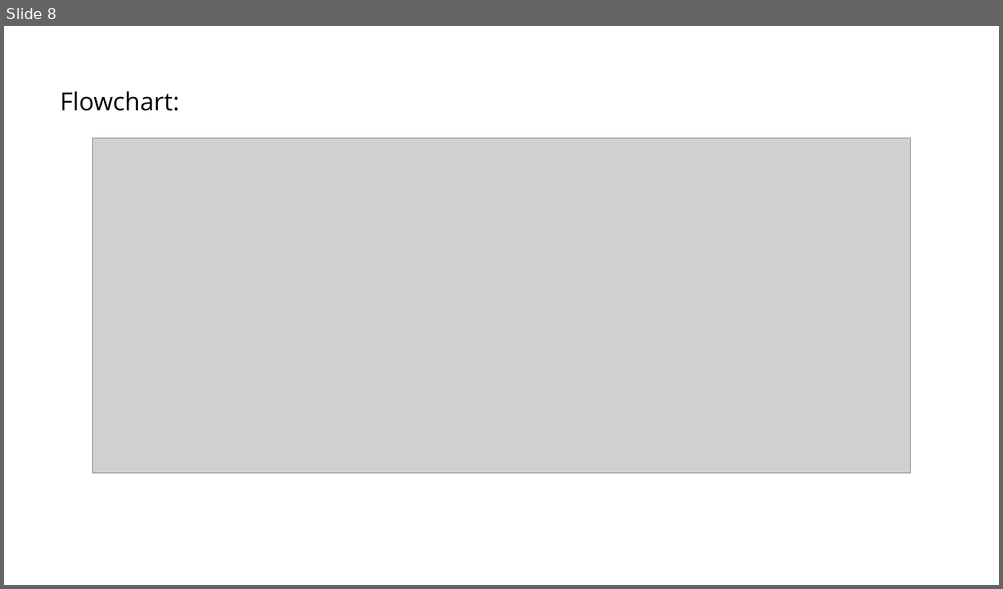
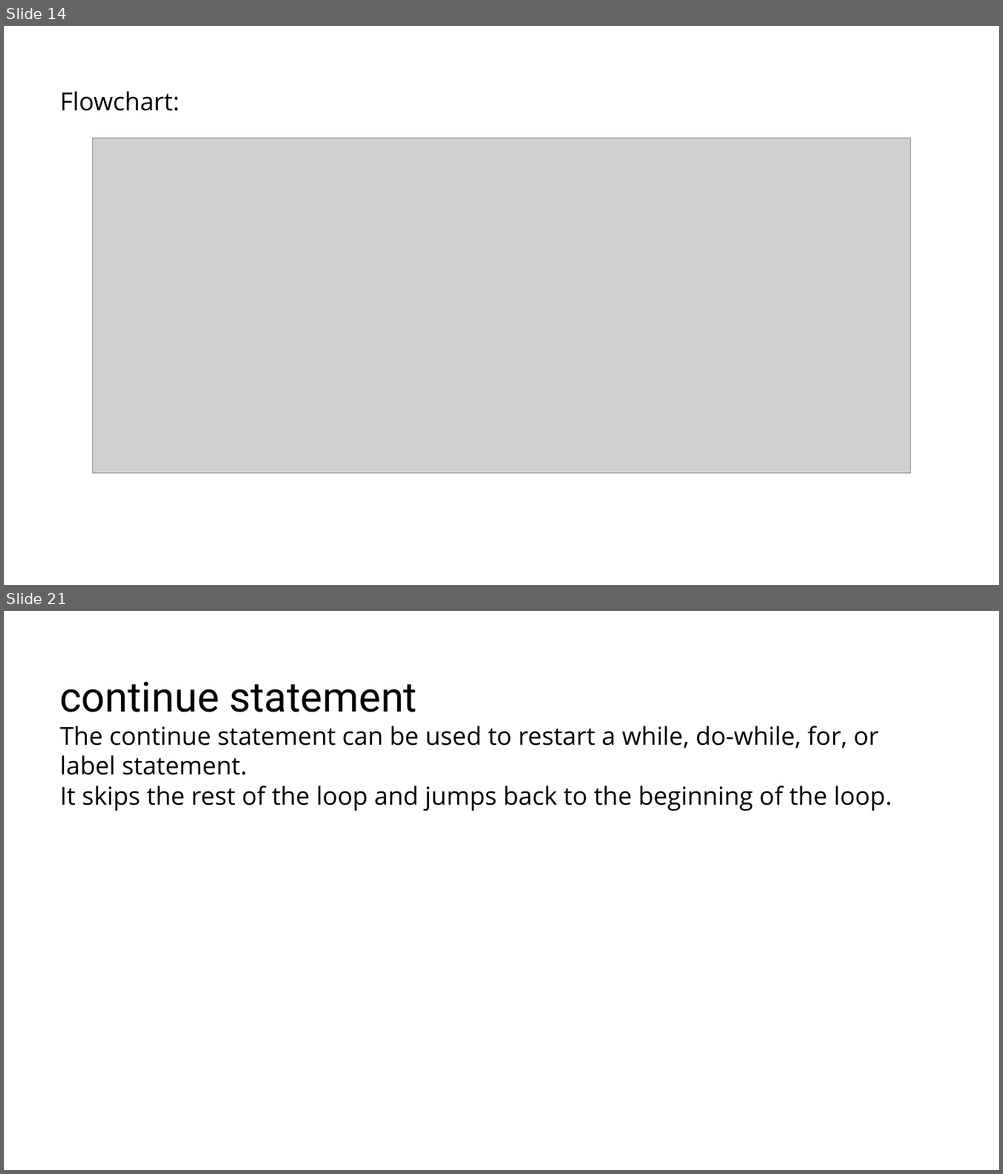
Before and after one commit to RostyslavSynenko/Lv-469.NodeJS, a slide deck: presentations/Loops. Error Handling, Strict mode.pptx. Shown one above the other, each under a label of ours: slide 8 before the commit, slides 14 and 21 after it; the slides between them are not shown. The pictures are 1003x589 and 1003x1174 pixels, drawn with LibreOffice and Linux fonts; fonts in the diff are those of the drawing; grey boxes stand for pictures; background and template pictures are left out. Boxes give left, top, right and bottom in pixels: in the first picture for what was removed or moved away, otherwise in the second. Text is boxed around its words. In the diff, an @@ line names an element or a change of style, - is before the commit and + after.

```diff
--- a/presentations/Loops. Error Handling, Strict mode.pptx
+++ b/presentations/Loops. Error Handling, Strict mode.pptx
@@ slide 21 added at [4, 611, 999, 1170], background #FFFFFF @@
@@ title added at [60, 681, 892, 811], 24 pt, text #000000 @@
+continue statement
+The continue statement can be used to restart a while, do-while, for, or label statement.
+It skips the rest of the loop and jumps back to the beginning of the loop.
@@ what was slide 8 is now slide 14 @@
```
Also in this commit, not shown: 5 slides changed, 34 other slides added.
